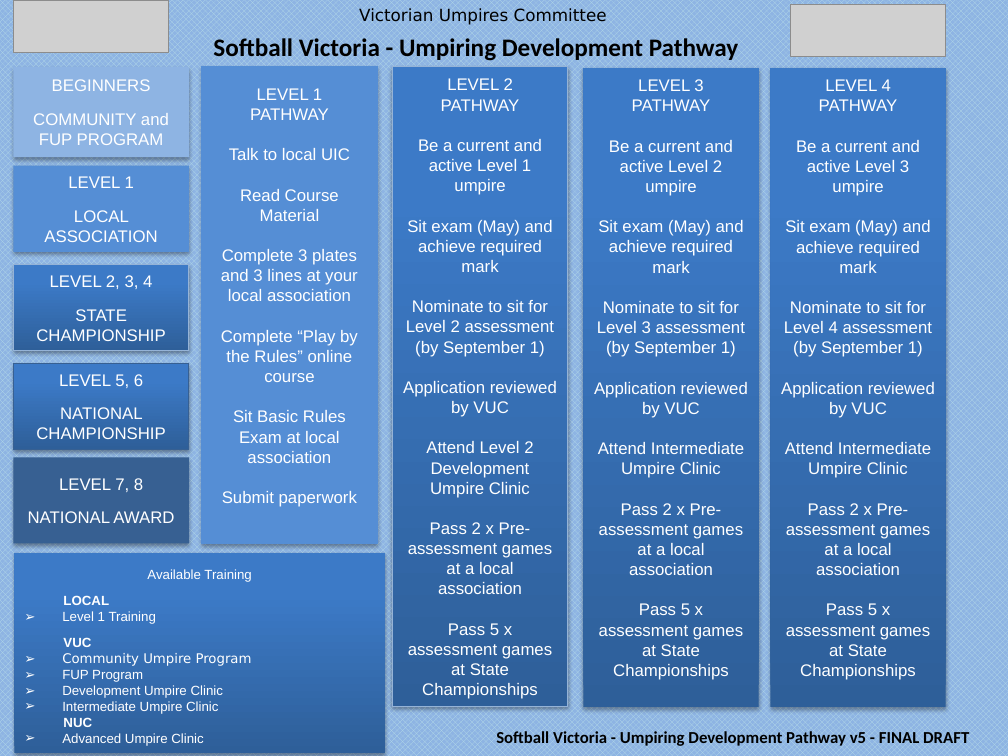
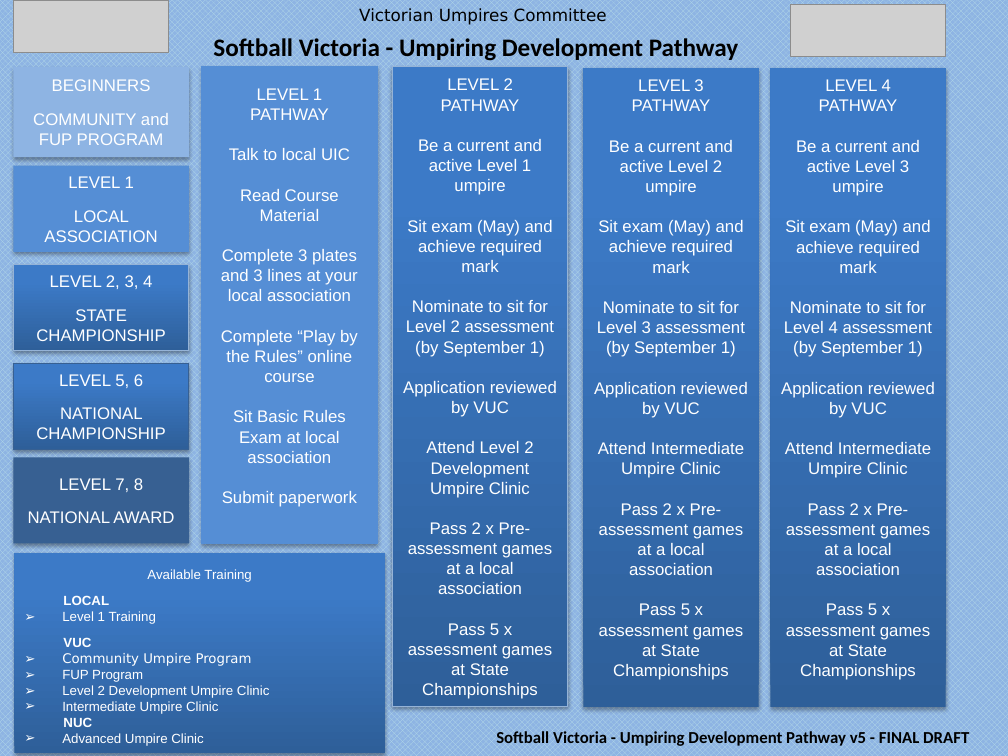
Before and after one commit to VictorianUmpireCommittee/documents, a slide deck: slide 1 of Softball Victoria - Umpiring Development Pathway.pptx. Drawn at 1008x756 pixels with LibreOffice and Linux fonts; fonts in the diff are those of the drawing; grey boxes stand for pictures. Boxes give left, top, right and bottom in pixels: in the first picture for what was removed or moved away, otherwise in the second. Text is boxed around its words. In the diff, an @@ line names an element or a change of style, - is before the commit and + after.

Commit message:
Change development clinic name
Development clinic name changed to level 2 development clinic

```diff
--- a/Softball Victoria - Umpiring Development Pathway.pptx
+++ b/Softball Victoria - Umpiring Development Pathway.pptx
@@ text in rectangle at box(62, 685, 269, 698): text changed @@
-➢ Development Umpire Clinic
+➢ Level 2 Development Umpire Clinic
```
